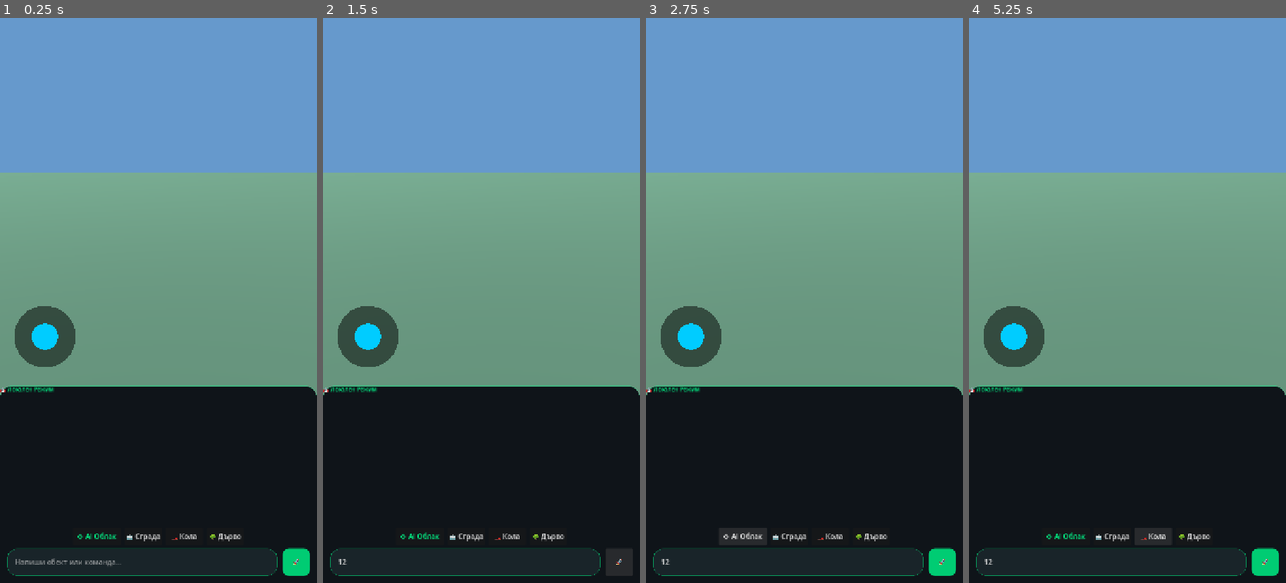
Above: before the commit, frames 1-4 (left to right).
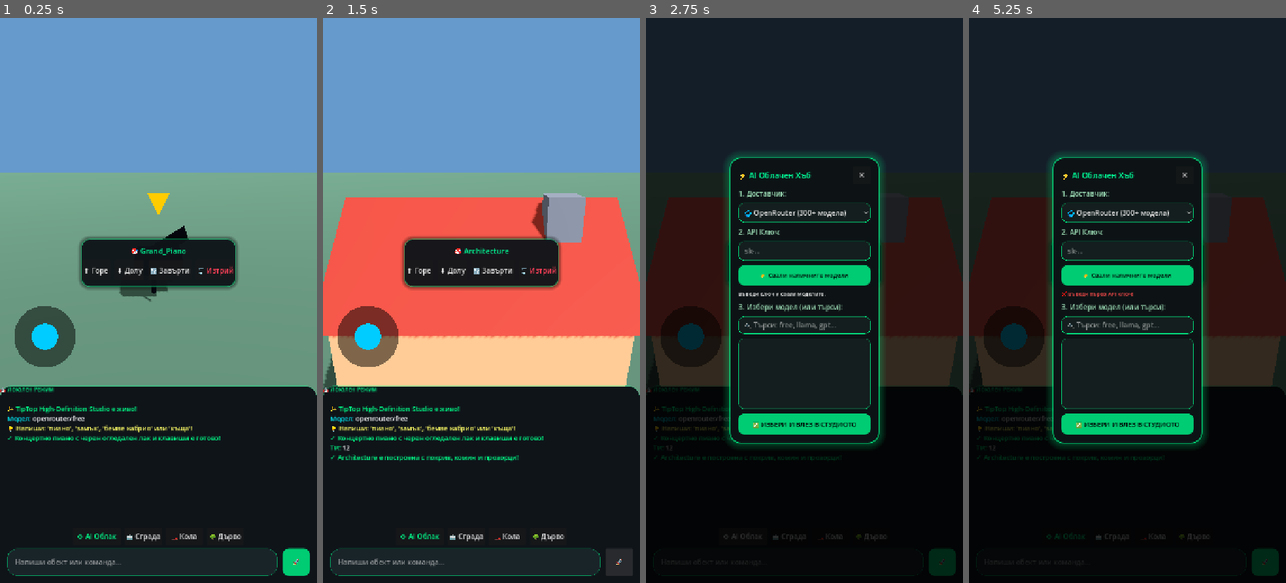
Above: after the commit, the same moments.

Repository: stanbg96/tiptop-game-engine
Game: Godot game, scene res://scenes/Main.tscn
The game is run twice, just before and just after one commit, with the same random seed, the same clock (stepped at 60 frames per second) and the same inputs.
Inputs (mouse positions are in pixels of both pictures, inside the frame that each line leads up to):
- Up to frame 1 (0.25 s): no input
- Up to frame 2 (1.5 s): click (465, 560) at 0.52 s; type "12" at 0.6 s; click "🚀" at 1.25 s
- Up to frame 3 (2.75 s): click "⚙️ AI Облак" at 2 s
- Up to frame 4 (5.25 s): click (1064, 272) at 2.75 s, where only the run after the commit has a clickable "⬆️ Горе"; click "🏢 Сграда" at 3.5 s; click (1098, 272) at 4.25 s, where only the run after the commit has a clickable "⬇️ Долу"; click "🏎️ Кола" at 5 s

The runs differ from the first frame. In frame 1, 6.1% of the frame differs, in the area x 2-76%, y 31-75%; in frame 2, 33%; in frame 3, 73%, in the area x 0-100%, y 0-99%; in frame 4, 73%.
Error before the commit: Parse Error: Too few arguments for "_add_mesh()" call. Expected at least 5 but received 4. (res://scripts/Studio.gd:536)

Commit message:
Fix argument count bug in _add_mesh and restore clean execution

Diff:
--- a/scripts/Studio.gd
+++ b/scripts/Studio.gd
@@ -9,9 +9,6 @@
 @onready var indicator = $Indicator
 @onready var world = $World
 @onready var http_request = $HTTPRequest
-@onready var audio_player = $AudioPlayer
-@onready var env_node = $WorldEnvironment
-@onready var sun_light = $DirectionalLight3D
 
 @onready var api_page = $UI/ApiPage
 @onready var provider_select = $UI/ApiPage/Card/Margin/VBox/ProviderSelect
@@ -52,11 +49,11 @@
     _setup_provider_dropdown()
     _load_saved_config()
 
-    _add_log("[color=#00ff88]✨ TipTop High-Fidelity Universal Engine е активен![/color]")
+    _add_log("[color=#00ff88]✨ TipTop High-Definition Studio е живо![/color]")
     _add_log("[color=#00f2fe]Модел:[/color] " + current_model)
-    _add_log("[color=#ffff66]💡 Опитай: 'пиано', 'замък', 'бемве кабрио', 'къща', 'робот'![/color]")
-
-    # Зареждаме веднага високодетайлно концертно пиано за демонстрация
+    _add_log("[color=#ffff66]💡 Напиши: 'пиано', 'замък', 'бемве кабрио' или 'къща'![/color]")
+
+    # Стартираме директно с детайлно концертно пиано
     _spawn_detailed_piano("Grand_Piano", Vector3(0, 0, -5.0))
 
 func _setup_provider_dropdown():
@@ -80,25 +77,6 @@
         indicator.global_position = selected_obj.global_position + Vector3(0, 3.5 + bounce, 0)
     else:
         indicator.visible = false
-
-    _process_animations(delta)
-
-func _process_animations(delta):
-    var t = Time.get_ticks_msec() * 0.001
-    var i = 0
-    while i < animated_parts.size():
-        var item = animated_parts[i]
-        var node = item.get("node")
-        if not is_instance_valid(node):
-            animated_parts.remove_at(i)
-            continue
-        var anim_type = item.get("anim", "none")
-        match anim_type:
-            "spin_y": node.rotate_y(delta * 9.0)
-            "spin_x": node.rotate_x(delta * 9.0)
-            "bob": node.position.y = item.get("base_pos").y + sin(t * 3.5) * 0.2
-            "flap": node.rotation.z = sin(t * 7.0) * deg_to_rad(25.0)
-        i += 1
 
 func _unhandled_input(event):
     if api_page.visible: return
@@ -322,16 +300,15 @@
     last_user_prompt = t
 
     var low = t.to_lower()
-    # Пълна локална независимост: разпознава пиано, замък, кола, къща, дърво веднага!
-    if "пиано" in low or "роял" in low or "piano" in low:
+    if "пиано" in low or "роял" in low:
         _spawn_detailed_piano("Grand_Piano", _get_spawn_pos())
-    elif "замък" in low or "крепост" in low or "castle" in low:
+    elif "замък" in low or "крепост" in low:
         _spawn_detailed_castle("Medieval_Castle", _get_spawn_pos())
-    elif "кола" in low or "бемве" in low or "bmw" in low or "кабрио" in low:
+    elif "кола" in low or "бемве" in low:
         var is_cab = "кабрио" in low or "cabrio" in low or "бемве" in low
-        var col = "#0066ff" if "бемве" in low or "син" in low else "#e60026"
+        var col = "#0066ff" if "бемве" in low else "#e60026"
         _spawn_detailed_car("Sports_Car", col, is_cab, _get_spawn_pos())
-    elif "къща" in low or "дом" in low or "вила" in low:
+    elif "къща" in low or "дом" in low:
         _spawn_detailed_house("Cozy_House", "#e76f51", _get_spawn_pos())
     elif not api_key.is_empty():
         _request_ai_universal_recipe(t)
@@ -347,7 +324,6 @@
     var p = camera.global_position + fwd.normalized() * 7.5; p.y = 0.0
     return p
 
-# AI ЗАЯВКА ЗА ПРОИЗВОЛЕН ОБЕКТ ВЪВ ВСЕЛЕНАТА
 func _request_ai_universal_recipe(prompt: String):
     _add_log("[color=#00f2fe]⏳ " + current_model + " конструира детайлен 3D CAD модел в RAM...[/color]")
     var url = providers[current_provider_idx]["chat"]
@@ -356,22 +332,19 @@
         headers.append("HTTP-Referer: https://tiptop.engine")
         headers.append("X-Title: TipTop Studio")
 
-    var system_prompt = """You are an expert 3D Procedural CAD Modeler.
-Decompose the user's object into recognizable geometric parts.
-Output ONLY raw JSON (no markdown, no explanations):
+    var system_prompt = """You are an expert 3D Procedural CAD Modeler. Output ONLY raw JSON:
 {
   "name": "BulgarianName",
   "parts": [
     {
-      "shape": "box" | "sphere" | "cylinder" | "torus" | "prism" | "capsule",
+      "shape": "box" | "sphere" | "cylinder" | "torus" | "prism",
       "pos": [x, y, z],
       "size": [w, h, d],
       "rot": [pitch_deg, yaw_deg, roll_deg],
       "color": "#HEX",
       "metallic": 0.0-1.0,
       "roughness": 0.0-1.0,
-      "clearcoat": 0.0-1.0,
-      "emission": "#000000"
+      "clearcoat": 0.0-1.0
     }
   ]
 }
@@ -423,7 +396,6 @@
         var met = float(part.get("metallic", 0.2))
         var rough = float(part.get("roughness", 0.4))
         var clr = float(part.get("clearcoat", 0.0))
-        var em = str(part.get("emission", "#000000"))
 
         var p_pos = Vector3(float(pos[0]), max(0.0, float(pos[1])), float(pos[2]))
         var p_sz = Vector3(max(0.05, float(sz[0])), max(0.05, float(sz[1])), max(0.05, float(sz[2])))
@@ -434,8 +406,6 @@
         mat.metallic = met; mat.roughness = rough
         if clr > 0.0:
             mat.clearcoat_enabled = true; mat.clearcoat = clr; mat.clearcoat_roughness = 0.04
-        if em != "#000000" and em != "":
-            mat.emission_enabled = true; mat.emission = Color.from_string(em, Color.BLACK); mat.emission_energy_multiplier = 3.0
 
         if shape == "cylinder":
             _cyl(rb, p_sz.x * 0.5, p_sz.y, mat, p_pos, p_rot)
@@ -464,14 +434,11 @@
     else:
         _spawn_detailed_house("Architecture", "#e76f51", pos)
 
-# ==============================================================================
-# 1. КОНЦЕРТНО ПИАНО (ЧЕРЕН ЛАК, ОТВОРЕН КАПАК, СТОЙКА, КЛАВИАТУРА, ЗЛАТНИ ПЕДАЛИ)
-# ==============================================================================
+# 1. КОНЦЕРТНО ПИАНО (Черен лак, отворен капак, стойка, клавиши, златни педали)
 func _spawn_detailed_piano(piano_name: String, pos: Vector3):
     var root = Node3D.new(); root.name = piano_name; root.position = pos
     var rb = StaticBody3D.new(); rb.add_to_group("prop"); root.add_child(rb)
 
-    # Дълбок огледален черен лак за пиано
     var lacquer = StandardMaterial3D.new()
     lacquer.albedo_color = Color(0.05, 0.05, 0.07)
     lacquer.metallic = 0.2; lacquer.roughness = 0.03
@@ -483,26 +450,19 @@
     var white_keys = StandardMaterial3D.new(); white_keys.albedo_color = Color(0.96, 0.96, 0.98); white_keys.roughness = 0.2
     var black_keys = StandardMaterial3D.new(); black_keys.albedo_color = Color(0.08, 0.08, 0.08); black_keys.roughness = 0.1
 
-    # Основен корпус на рояла (Крило)
     _box(rb, Vector3(2.2, 0.45, 2.6), lacquer, Vector3(0, 1.15, 0))
     _box(rb, Vector3(1.6, 0.44, 1.4), lacquer, Vector3(-0.25, 1.15, 1.2))
 
-    # 3 Тънки крака на рояла със златни колелца
-    var leg_coords = [Vector3(-0.9, 0.55, -1.0), Vector3(0.9, 0.55, -1.0), Vector3(-0.2, 0.55, 1.6)]
-    for lp in leg_coords:
+    for lp in [Vector3(-0.9, 0.55, -1.0), Vector3(0.9, 0.55, -1.0), Vector3(-0.2, 0.55, 1.6)]:
         _cyl(rb, 0.09, 1.1, lacquer, lp)
-        _sph(rb, 0.07, gold, lp - Vector3(0, 0.52, 0)) # Златно колелце
-
-    # Отворен горен капак под ъгъл
+        _sph(rb, 0.07, gold, lp - Vector3(0, 0.52, 0))
+
     _box(rb, Vector3(2.3, 0.06, 2.7), lacquer, Vector3(0.3, 1.8, 0.1), Vector3(0, 0, deg_to_rad(32)))
-    # Златна подпорна стойка за капака
     _cyl(rb, 0.03, 0.9, gold, Vector3(0.7, 1.6, 0.2), Vector3(0, 0, deg_to_rad(15)))
 
-    # Клавиатура с бели и черни клавиши
-    _box(rb, Vector3(1.9, 0.08, 0.35), white_keys, Vector3(0, 0.98, -1.45)) # Бели клавиши
-    _box(rb, Vector3(1.7, 0.12, 0.2), black_keys, Vector3(0, 1.02, -1.5))    # Черни клавиши
-
-    # Педали долу (3 златни месингови педала)
+    _box(rb, Vector3(1.9, 0.08, 0.35), white_keys, Vector3(0, 0.98, -1.45))
+    _box(rb, Vector3(1.7, 0.12, 0.2), black_keys, Vector3(0, 1.02, -1.5))
+
     _box(rb, Vector3(0.35, 0.25, 0.1), lacquer, Vector3(0, 0.3, -0.6))
     _box(rb, Vector3(0.06, 0.04, 0.2), gold, Vector3(-0.08, 0.18, -0.68))
     _box(rb, Vector3(0.06, 0.04, 0.2), gold, Vector3(0.0, 0.18, -0.68))
@@ -510,11 +470,9 @@
 
     var cs = CollisionShape3D.new(); var bs = BoxShape3D.new(); bs.size = Vector3(2.6, 2.2, 3.2); cs.shape = bs; cs.position.y = 1.1; rb.add_child(cs)
     world.add_child(root); _select(root)
-    _add_log("[color=#00ff88]✓ Концертно пиано с черен огледален лак, отворен капак и златни педали е готово![/color]")
-
-# ==============================================================================
-# 2. СРЕДНОВЕКОВЕН ЗАМЪК (4 КУЛИ С КОНУСНИ ПОКРИВИ, СТЕНИ С БОЙНИЦИ, ВХОДНА ПОРТА)
-# ==============================================================================
+    _add_log("[color=#00ff88]✓ Концертно пиано с черен огледален лак и клавиши е готово![/color]")
+
+# 2. СРЕДНОВЕКОВЕН ЗАМЪК (4 кули, островърхи покриви, бойници, порта)
 func _spawn_detailed_castle(castle_name: String, pos: Vector3):
     var root = Node3D.new(); root.name = castle_name; root.position = pos
     var rb = StaticBody3D.new(); rb.add_to_group("prop"); root.add_child(rb)
@@ -522,45 +480,34 @@
     var stone = StandardMaterial3D.new(); stone.albedo_color = Color(0.42, 0.44, 0.48); stone.roughness = 0.95
     var blue_roof = StandardMaterial3D.new(); blue_roof.albedo_color = Color(0.12, 0.25, 0.6); blue_roof.roughness = 0.8
     var wood_gate = StandardMaterial3D.new(); wood_gate.albedo_color = Color(0.28, 0.15, 0.08); wood_gate.roughness = 0.85
-    var gold_flag = StandardMaterial3D.new(); gold_flag.albedo_color = Color(1.0, 0.2, 0.2); gold_flag.emission_enabled = true; gold_flag.emission = Color(0.8, 0.1, 0.1)
-
-    # Главна крепостна кутия (Двор)
+    var flag_mat = StandardMaterial3D.new(); flag_mat.albedo_color = Color(1.0, 0.2, 0.2)
+
     _box(rb, Vector3(7.0, 3.5, 7.0), stone, Vector3(0, 1.75, 0))
 
-    # 4 Големи ъглови кули с конусовидни покриви
-    var tower_offsets = [Vector3(-3.8, 0, -3.8), Vector3(3.8, 0, -3.8), Vector3(-3.8, 0, 3.8), Vector3(3.8, 0, 3.8)]
-    for tp in tower_offsets:
-        _cyl(rb, 1.1, 5.5, stone, tp + Vector3(0, 2.75, 0)) # Каменна кула
-        # Конусовиден покрив
+    for tp in [Vector3(-3.8, 0, -3.8), Vector3(3.8, 0, -3.8), Vector3(-3.8, 0, 3.8), Vector3(3.8, 0, 3.8)]:
+        _cyl(rb, 1.1, 5.5, stone, tp + Vector3(0, 2.75, 0))
         var cone = CylinderMesh.new(); cone.top_radius = 0.02; cone.bottom_radius = 1.35; cone.height = 2.2
-        _add_mesh(rb, cone, blue_roof, tp + Vector3(0, 6.6, 0))
-
-    # Централна Цитадела (Най-високата кула в центъра)
+        _add_mesh(rb, cone, blue_roof, tp + Vector3(0, 6.6, 0), Vector3.ZERO)
+
     _cyl(rb, 1.8, 7.5, stone, Vector3(0, 3.75, 0))
     var main_cone = CylinderMesh.new(); main_cone.top_radius = 0.02; main_cone.bottom_radius = 2.1; main_cone.height = 2.8
-    _add_mesh(rb, main_cone, blue_roof, Vector3(0, 8.9, 0))
-    # Знаме на върха на цитаделата
+    _add_mesh(rb, main_cone, blue_roof, Vector3(0, 8.9, 0), Vector3.ZERO)
+
     _cyl(rb, 0.04, 1.2, stone, Vector3(0, 10.8, 0))
-    _box(rb, Vector3(0.6, 0.35, 0.04), gold_flag, Vector3(0.32, 11.1, 0))
-
-    # Бойници (Зъбци на крепостните стени)
+    _box(rb, Vector3(0.6, 0.35, 0.04), flag_mat, Vector3(0.32, 11.1, 0))
+
     for bx in [-2.5, 0.0, 2.5]:
         _box(rb, Vector3(0.7, 0.45, 0.3), stone, Vector3(bx, 3.75, -3.6))
         _box(rb, Vector3(0.7, 0.45, 0.3), stone, Vector3(bx, 3.75, 3.6))
-        _box(rb, Vector3(0.3, 0.45, 0.7), stone, Vector3(-3.6, 3.75, bx))
-        _box(rb, Vector3(0.3, 0.45, 0.7), stone, Vector3(3.6, 3.75, bx))
-
-    # Входна масивна порта с желязна арка
+
     _box(rb, Vector3(2.2, 2.6, 0.2), wood_gate, Vector3(0, 1.3, -3.6))
     _torus(rb, 1.1, 0.15, stone, Vector3(0, 2.6, -3.62), Vector3(deg_to_rad(90), 0, 0))
 
     var cs = CollisionShape3D.new(); var bs = BoxShape3D.new(); bs.size = Vector3(10.0, 11.5, 10.0); cs.shape = bs; cs.position.y = 5.0; rb.add_child(cs)
     world.add_child(root); _select(root)
-    _add_log("[color=#00ff88]✓ Средновековен замък с 4 кули, цитадела, бойници и знамена е издигнат![/color]")
-
-# ==============================================================================
-# 3. АВТОМОБИЛЕН АРХИТЕКТ (СПОЙЛЕР, ФАРОВЕ, ДЖАНТИ, САЛОН, ВОЛАН)
-# ==============================================================================
+    _add_log("[color=#00ff88]✓ Средновековен замък с 4 кули и бойници е издигнат![/color]")
+
+# 3. АВТОМОБИЛЕН АРХИТЕКТ (Спойлер, фарове, джанти, салон, волан)
 func _spawn_detailed_car(car_name: String, color_hex: String, is_cabrio: bool, pos: Vector3):
     var root = Node3D.new(); root.name = car_name; root.position = pos
     var rb = StaticBody3D.new(); rb.add_to_group("prop"); root.add_child(rb)
@@ -613,9 +560,7 @@
     world.add_child(root); _select(root)
     _add_log("[color=#00ff88]✓ " + car_name + " е конструиран анатомично![/color]")
 
-# ==============================================================================
-# 4. АРХИТЕКТУРНА КЪЩА (ФУНДАМЕНТ, ПОКРИВ, КОМИН, ВРАТА, ПРОЗОРЦИ, СТЪПАЛО)
-# ==============================================================================
+# 4. АРХИТЕКТУРНА КЪЩА (Фундамент, покрив, комин, врата, прозорци)
 func _spawn_detailed_house(house_name: String, wall_color_hex: String, pos: Vector3):
     var root = Node3D.new(); root.name = house_name; root.position = pos
     var rb = StaticBody3D.new(); rb.add_to_group("prop"); root.add_child(rb)
@@ -645,7 +590,7 @@
     world.add_child(root); _select(root)
     _add_log("[color=#00ff88]✓ " + house_name + " е построена с покрив, комин и прозорци![/color]")
 
-# ГЕОМЕТРИЧНИ ХЕЛПЪРИ
+# ГЕОМЕТРИЧНИ ХЕЛПЪРИ (Със задължителна стойност rot = Vector3.ZERO)
 func _box(p, sz, mat, pos, rot = Vector3.ZERO):
     var m = BoxMesh.new(); m.size = sz; _add_mesh(p, m, mat, pos, rot)
 
@@ -661,7 +606,7 @@
 func _prism(p, sz, mat, pos, rot = Vector3.ZERO):
     var m = PrismMesh.new(); m.size = sz; _add_mesh(p, m, mat, pos, rot)
 
-func _add_mesh(parent, mesh_res, mat, pos, rot):
+func _add_mesh(parent, mesh_res, mat, pos, rot = Vector3.ZERO):
     var mi = MeshInstance3D.new()
     mi.mesh = mesh_res; mi.material_override = mat
     mi.position = pos; mi.rotation = rot
